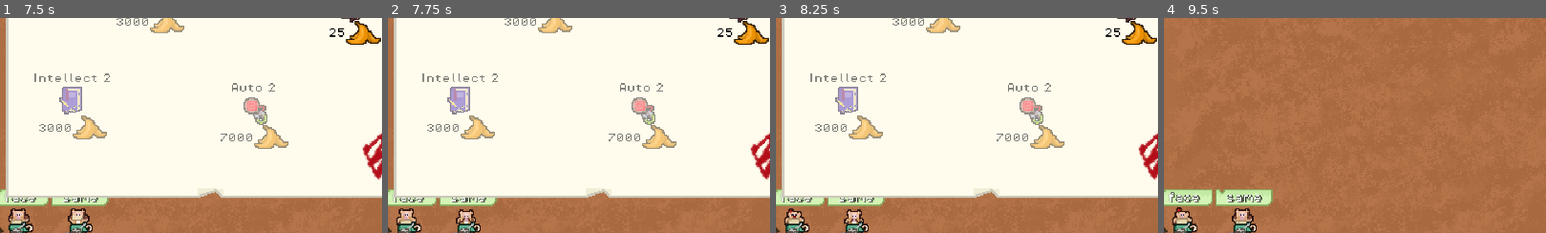
Above: before the commit, frames 1-4 (left to right).
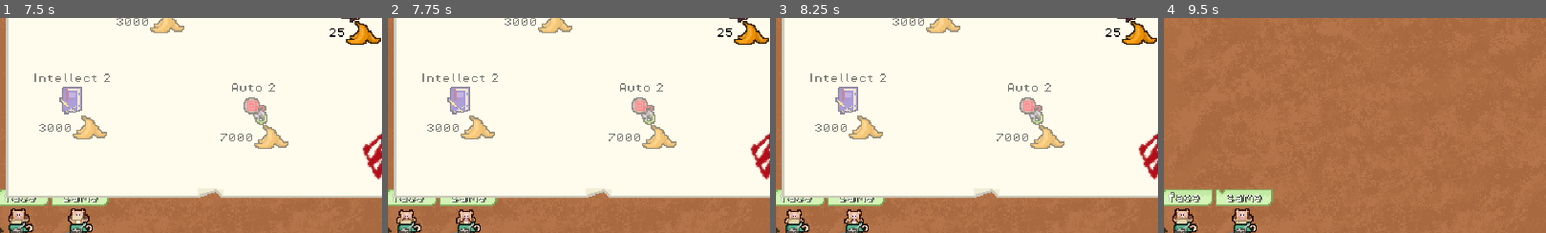
Above: after the commit, the same moments.

Repository: levienk/GMTK-Game-Jam-2024
Game: Godot game, scene res://game.tscn
Two runs of this game, one before a commit and one after it. Both use one fixed random seed, a clock stepped at 60 frames per second and the inputs below. Sound files missing from this copy of the repository are replaced by a short silence.
Inputs (mouse positions are % of the whole screen's width and height, from its top left):
- Up to frame 1 (7.5 s): click (13, 89) at 0.52 s; type "12" at 0.6 s; click (95, 31) at 1.25 s; click "3000" at 2 s; click "7000" at 2.75 s; click "500" at 3.5 s; click "3000" at 4.25 s; click "25" at 5 s; click "500" at 5.75 s; click "3000" at 6.5 s; click (3, 2) at 7.25 s
- Up to frame 2 (7.75 s): no input
- Up to frame 3 (8.25 s): click (10, 2) at 8.02 s
- Up to frame 4 (9.5 s): click (95, 31) at 8.75 s
The pictures show only the part of the screen within x 29-79%, y 27-77%; the shares and areas given below are measured in that part.

Frame 1 is identical in both runs. In frame 2, 0.1% of the frame differs, in the area x 2-8%, y 88-97%; in frame 3, 0.1%; in frame 4, 0.2%.

Commit message:
Fix stuck animation

Diff:
--- a/monkey/monkey.gd
+++ b/monkey/monkey.gd
@@ -159,7 +159,7 @@
 		animated_monkey.play()
 	else:
 		animated_monkey.play()
-	if animated_monkey.animation == animations[2]:
+	if animated_monkey.animation == animations[10]:
 		animated_monkey.animation = rand3_anim.pick_random()
 		animated_monkey.play()
 
--- a/monkey/monkey.tscn
+++ b/monkey/monkey.tscn
@@ -882,7 +882,7 @@
 [node name="AnimatedMonkey" type="AnimatedSprite2D" parent="."]
 position = Vector2(0, -13)
 sprite_frames = SubResource("SpriteFrames_iaowo")
-animation = &"monkey1_typing_2_3"
+animation = &"monkey1_frustrated_2_2"
 
 [node name="AnimatedTypewriter" type="AnimatedSprite2D" parent="AnimatedMonkey"]
 position = Vector2(-4, 3)
